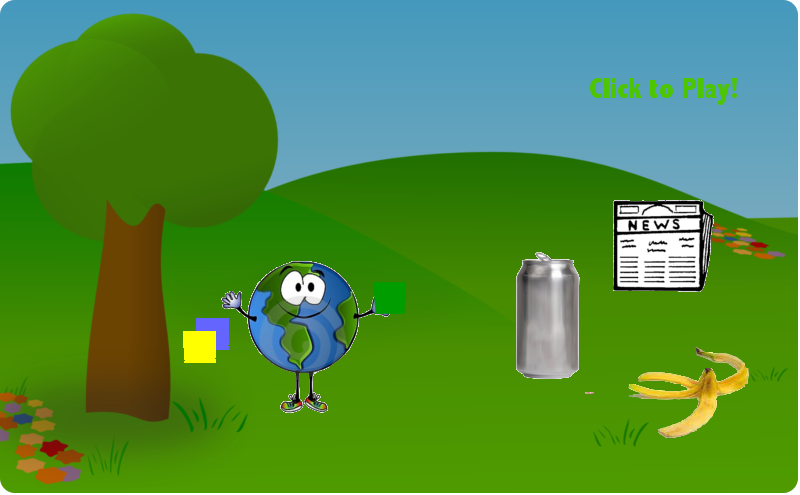
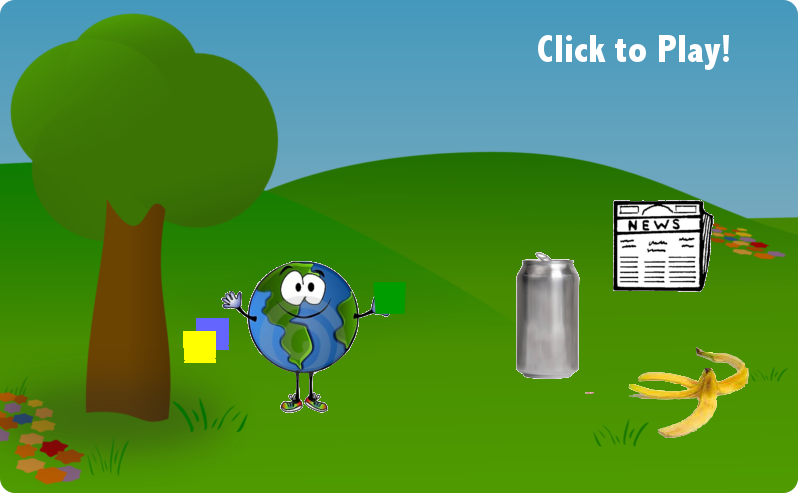
The second (800, 495) image is a revision of the first. Changes to its layers:
painted on "Click to Play!" over [538, 35, 737, 105]
